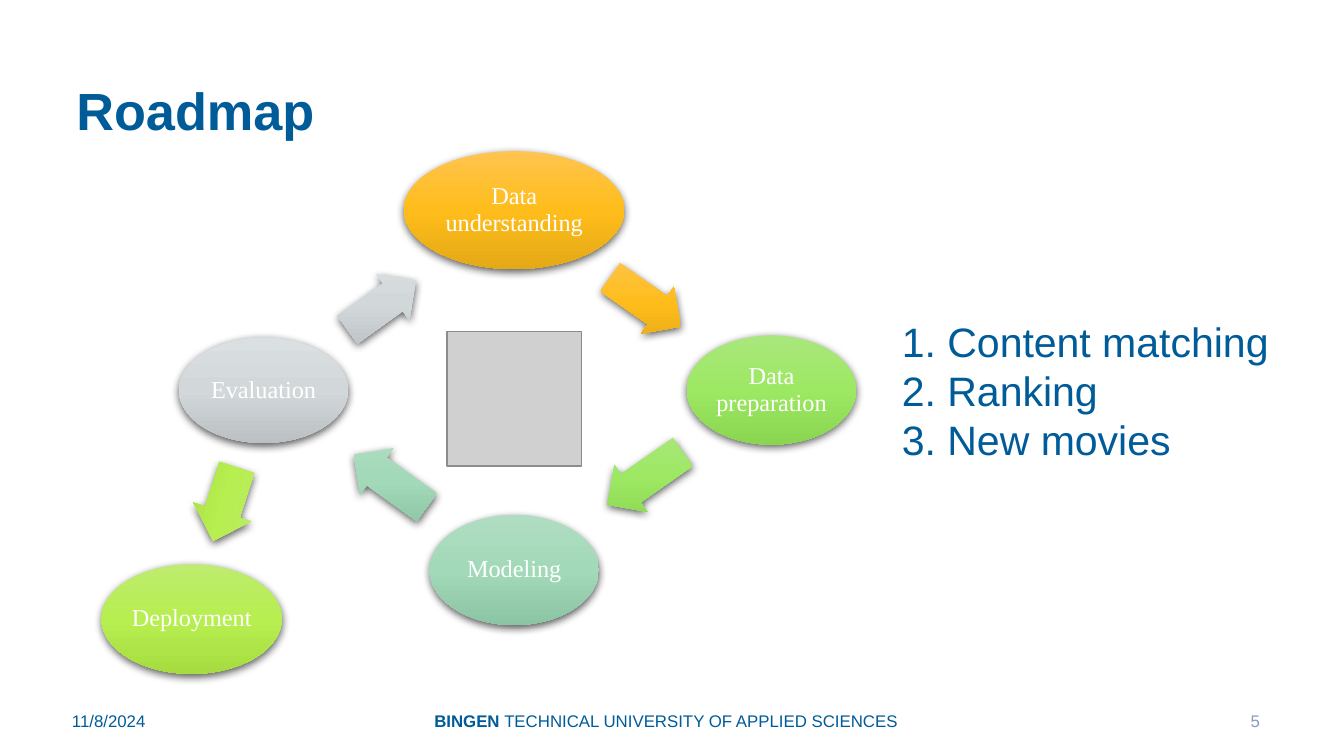
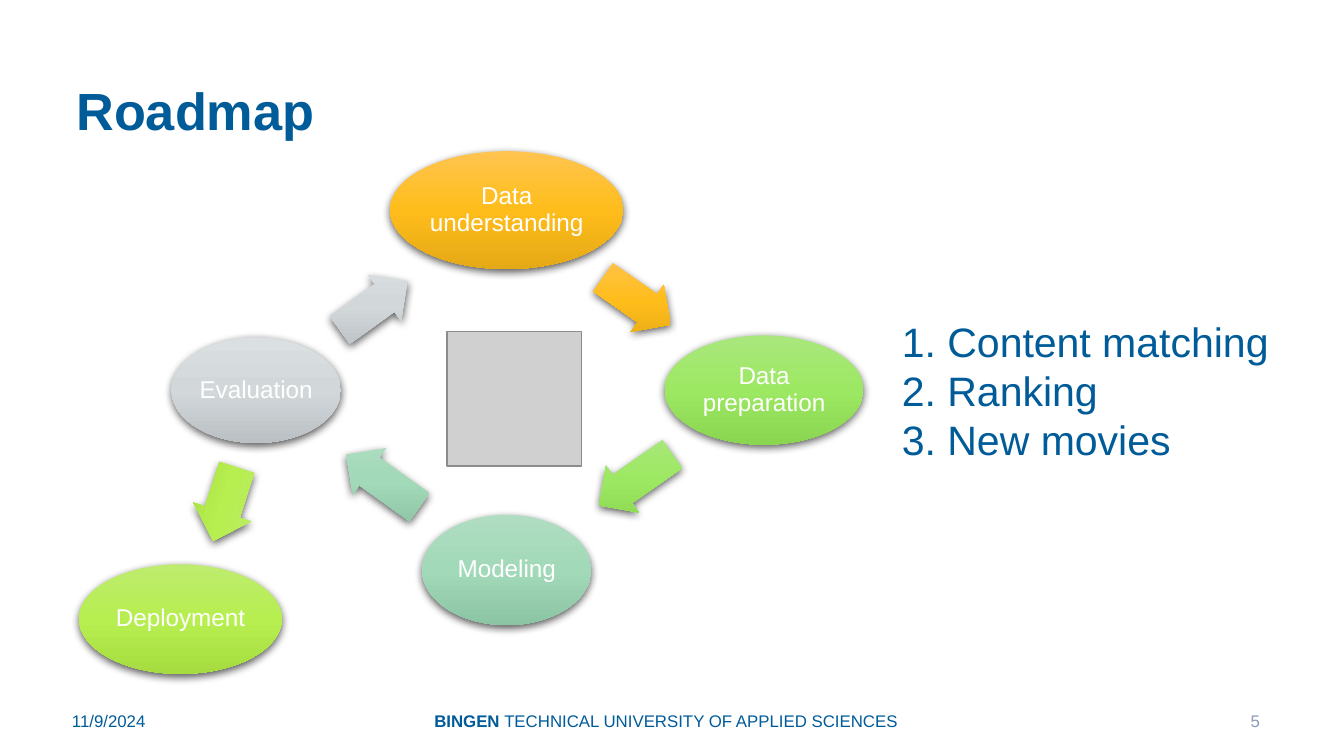
Before and after one commit to Padinator/Watch-Tip, a slide deck: slide 5 of slides-decks/pitch-presentation.pptx. Drawn at 1344x756 pixels with LibreOffice and Linux fonts; fonts in the diff are those of the drawing; grey boxes stand for pictures; background and template pictures are left out. Boxes give left, top, right and bottom in pixels: in the first picture for what was removed or moved away, otherwise in the second. Text is boxed around its words. In the diff, an @@ line names an element or a change of style, - is before the commit and + after.

Commit message:
Added references, thank-you-for-your-attention-page and generalized font type and font size

```diff
--- a/slides-decks/pitch-presentation.pptx
+++ b/slides-decks/pitch-presentation.pptx
@@ ellipse: place and size @@
-ellipse at <box>403,152,624,270</box>
+ellipse at <box>390,152,624,270</box>
@@ text "Data understanding": place and size @@
-text "Data understanding" at <box>446,188,583,237</box>
+text "Data understanding" at <box>430,187,583,236</box>
@@ right arrow: place and size @@
-right arrow at <box>593,253,697,350</box>
+right arrow at <box>586,255,687,349</box>
@@ ellipse: place and size @@
-ellipse at <box>179,337,348,444</box>
+ellipse at <box>172,337,341,444</box>
@@ ellipse: place and size @@
-ellipse at <box>687,336,856,445</box>
+ellipse at <box>665,336,864,445</box>
@@ font Times New Roman to Arial in 5 elements at <box>116,608,245,631</box>, <box>200,381,313,398</box>, <box>458,559,556,582</box>, <box>430,187,583,236</box>, <box>703,367,825,416</box> @@
@@ text "Data preparation": place and size @@
-text "Data preparation" at <box>716,368,826,416</box>
+text "Data preparation" at <box>703,367,825,416</box>
@@ 3 right arrows, 2 texts, 1 ellipse: place and size @@
-3 right arrows, 2 texts, 1 ellipse at <box>211,258,699,625</box>
+3 right arrows, 2 texts, 1 ellipse at <box>200,258,689,625</box>
@@ ellipse: place and size @@
-ellipse at <box>102,564,282,675</box>
+ellipse at <box>79,564,282,675</box>
@@ text "Deployment": place and size @@
-text "Deployment" at <box>132,609,252,631</box>
+text "Deployment" at <box>116,608,245,631</box>
@@ text at <box>72,714,145,727</box>: text changed @@
-11/8/2024
+11/9/2024
```
Also in this commit, not shown: 3 other slides changed, 2 slides added.
